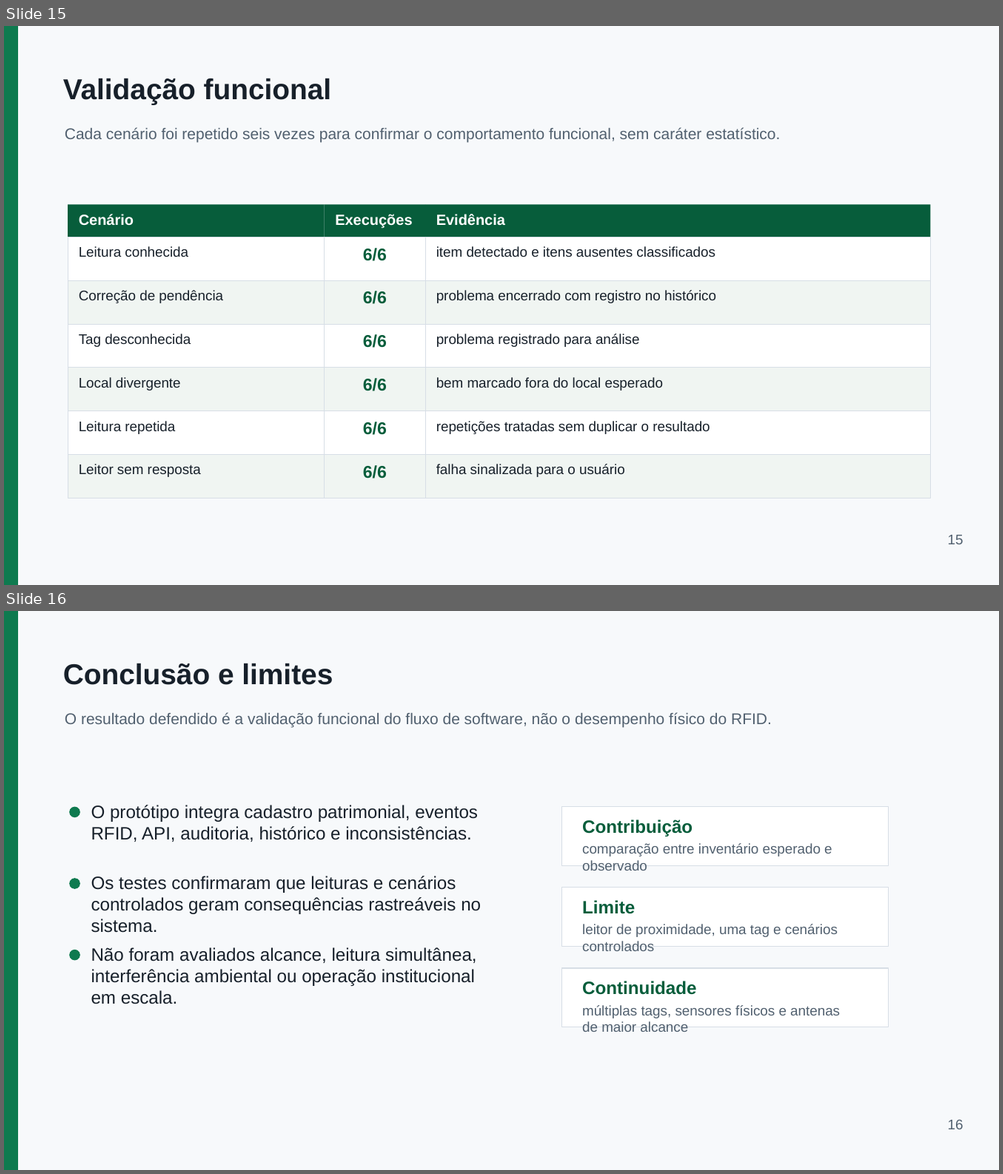
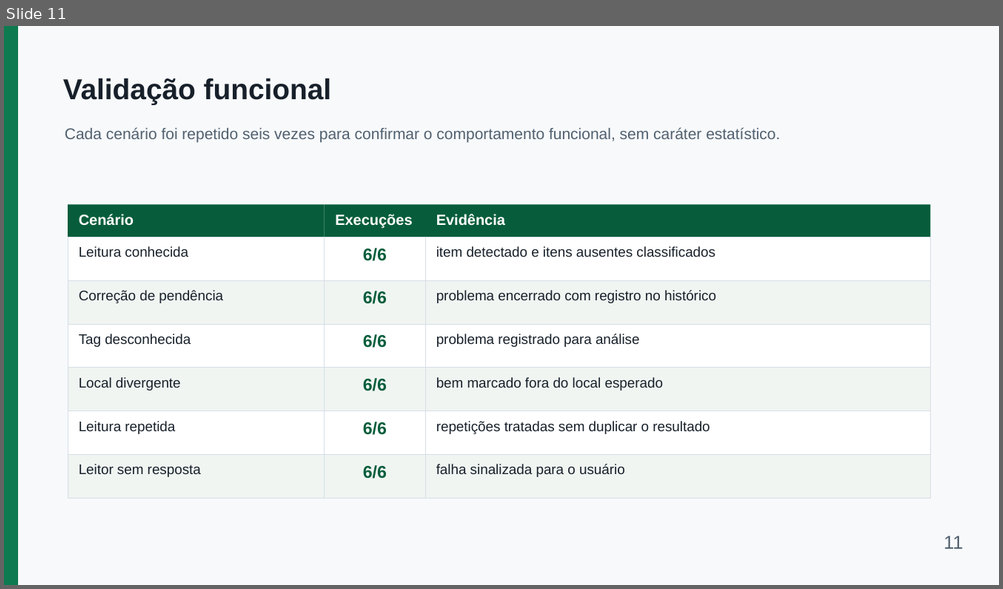
Before and after one commit to EzekLobo/InventoryRFID, a slide deck: docs/tcc/apresentacao-inventoryrfid-15min.pptx. Shown one above the other, each under a label of ours: slides 15 and 16 before the commit, slide 11 after it. The pictures are 1003x1174 and 1003x589 pixels, drawn with LibreOffice and Linux fonts; fonts in the diff are those of the drawing. Boxes give left, top, right and bottom in pixels: in the first picture for what was removed or moved away, otherwise in the second. Text is boxed around its words. In the diff, an @@ line names an element or a change of style, - is before the commit and + after.

```diff
--- a/docs/tcc/apresentacao-inventoryrfid-15min.pptx
+++ b/docs/tcc/apresentacao-inventoryrfid-15min.pptx
@@ slide 16 removed at box(4, 611, 999, 1170), background #FFFFFF @@
@@ rectangle removed at box(4, 611, 999, 1170) @@
@@ rectangle removed at box(4, 611, 18, 1170) @@
@@ text removed at box(63, 663, 333, 685) @@
-Conclusão e limites
@@ text removed at box(65, 712, 771, 727) @@
-O resultado defendido é a validação funcional do fluxo de software, não o desempenho físico do RFID.
@@ ellipse removed at box(70, 806, 81, 817) @@
@@ text removed at box(91, 805, 478, 842) @@
-O protótipo integra cadastro patrimonial, eventos RFID, API, auditoria, histórico e inconsistências.
@@ rectangle removed at box(562, 806, 889, 866) @@
@@ text removed at box(582, 820, 692, 837) @@
-Contribuição
@@ text removed at box(582, 843, 832, 871) @@
-comparação entre inventário esperado e observado
@@ text removed at box(91, 876, 481, 933) @@
-Os testes confirmaram que leituras e cenários controlados geram consequências rastreáveis no sistema.
@@ ellipse removed at box(70, 878, 81, 889) @@
@@ rectangle removed at box(562, 888, 889, 947) @@
@@ text removed at box(582, 900, 634, 914) @@
-Limite
@@ text removed at box(582, 924, 837, 951) @@
-leitor de proximidade, uma tag e cenários controlados
@@ ellipse removed at box(70, 950, 81, 961) @@
@@ text removed at box(91, 948, 477, 1005) @@
-Não foram avaliados alcance, leitura simultânea, interferência ambiental ou operação institucional em escala.
@@ rectangle removed at box(562, 968, 889, 1028) @@
@@ text removed at box(582, 981, 696, 995) @@
-Continuidade
@@ text removed at box(582, 1005, 839, 1032) @@
-múltiplas tags, sensores físicos e antenas de maior alcance
@@ text removed at box(948, 1120, 963, 1130) @@
-16
@@ what was slide 15 is now slide 11 @@
@@ slide 11 changed as well @@
@@ text at box(943, 536, 962, 549): text changed; size 13.5 to 18 pt @@
-15
+11
```
Also in this commit, not shown: 9 other slides changed, 3 slides added, 6 other slides removed, 1 other file.
